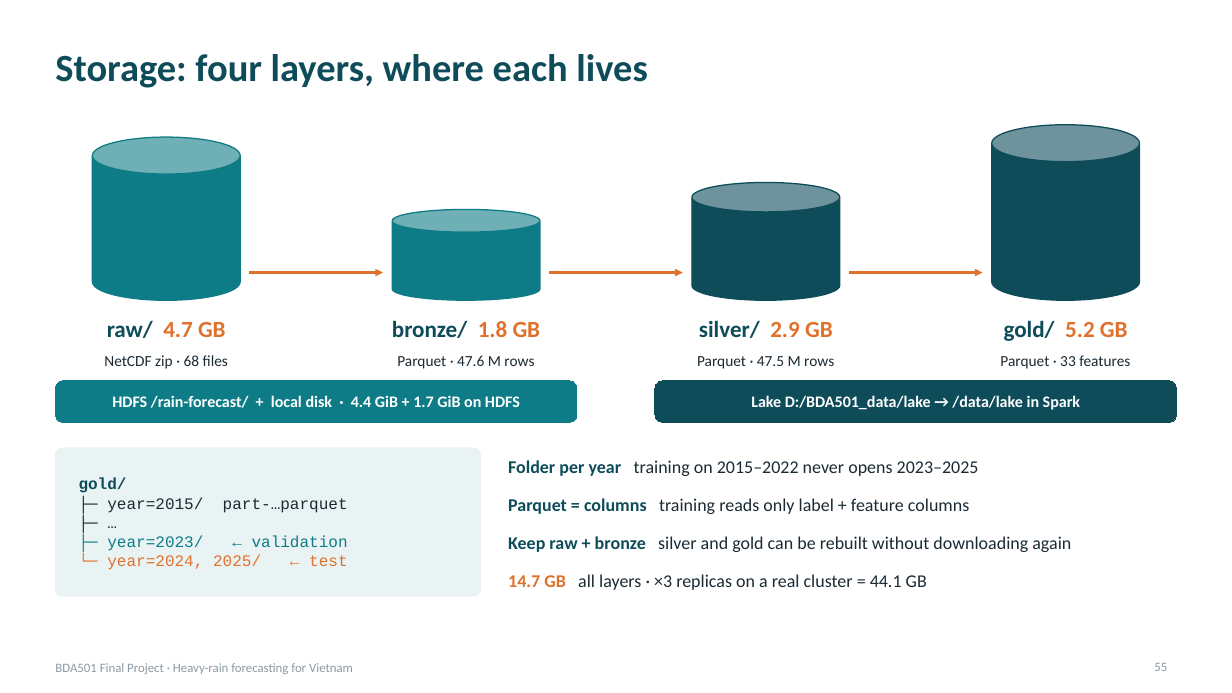
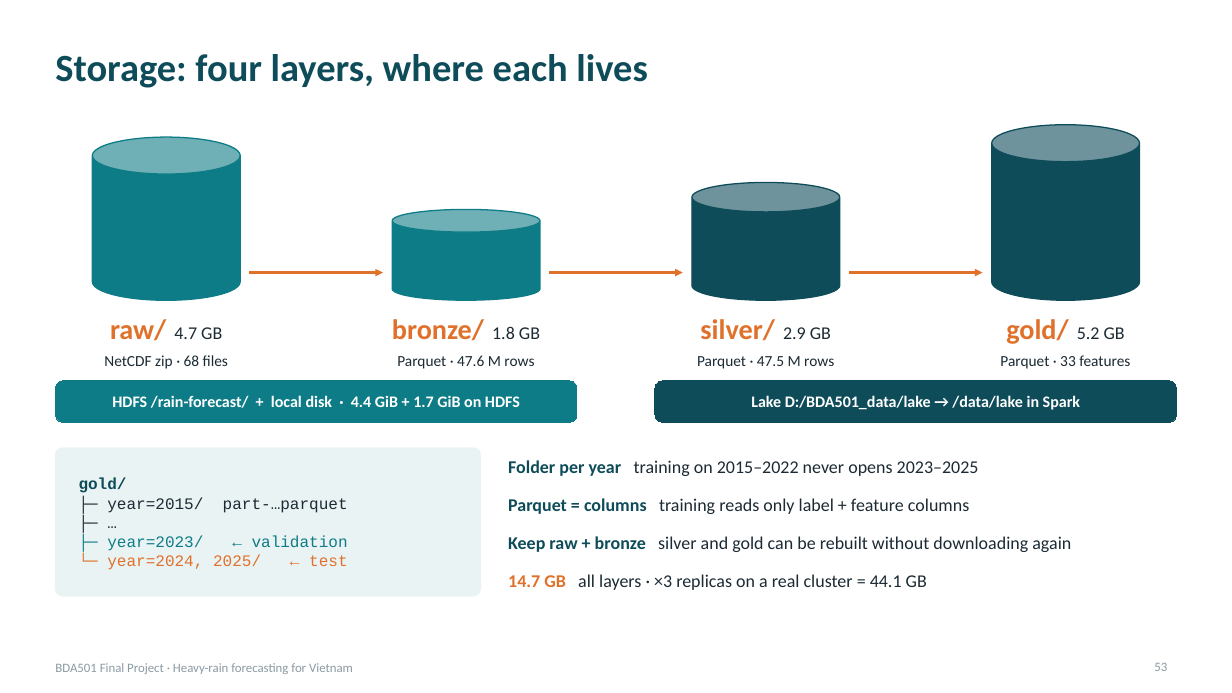
Before and after one commit to PhamLeTanThinh/BDA501_weather, a slide deck: slide 53 of deck/BDA501_Heavy_Rain_Forecast.pptx (slide 55 before the commit). Drawn at 1232x693 pixels with LibreOffice and Linux fonts; fonts in the diff are those of the drawing. Boxes give left, top, right and bottom in pixels: in the first picture for what was removed or moved away, otherwise in the second. Text is boxed around its words. In the diff, an @@ line names an element or a change of style, - is before the commit and + after.

```diff
--- a/deck/BDA501_Heavy_Rain_Forecast.pptx
+++ b/deck/BDA501_Heavy_Rain_Forecast.pptx
@@ text "raw/ 4.7 GB" at (110, 319, 222, 341): size 18 to 22 pt, text colour #0E4C5A to #E0712B in "raw/"; size 18 to 14 pt, text colour #E0712B to #1B2A33, bold off in "4.7 GB" @@
@@ text "bronze/ 1.8 GB" at (392, 319, 540, 341): size 18 to 22 pt, text colour #0E4C5A to #E0712B in "bronze/"; size 18 to 14 pt, text colour #E0712B to #1B2A33, bold off in "1.8 GB" @@
@@ text "silver/ 2.9 GB" at (700, 319, 831, 341): size 18 to 22 pt, text colour #0E4C5A to #E0712B in "silver/"; size 18 to 14 pt, text colour #E0712B to #1B2A33, bold off in "2.9 GB" @@
@@ text "gold/ 5.2 GB" at (1006, 319, 1125, 344): size 18 to 22 pt, text colour #0E4C5A to #E0712B in "gold/"; size 18 to 14 pt, text colour #E0712B to #1B2A33, bold off in "5.2 GB" @@
```
Also in this commit, not shown: 31 other slides changed, 14 slides added, 14 slides removed, 28 other files.
